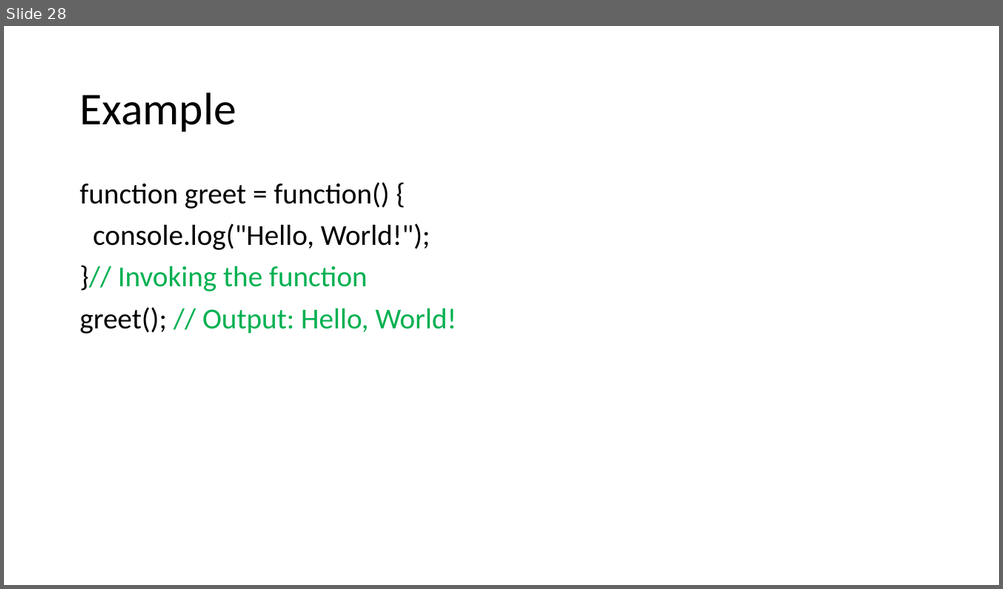
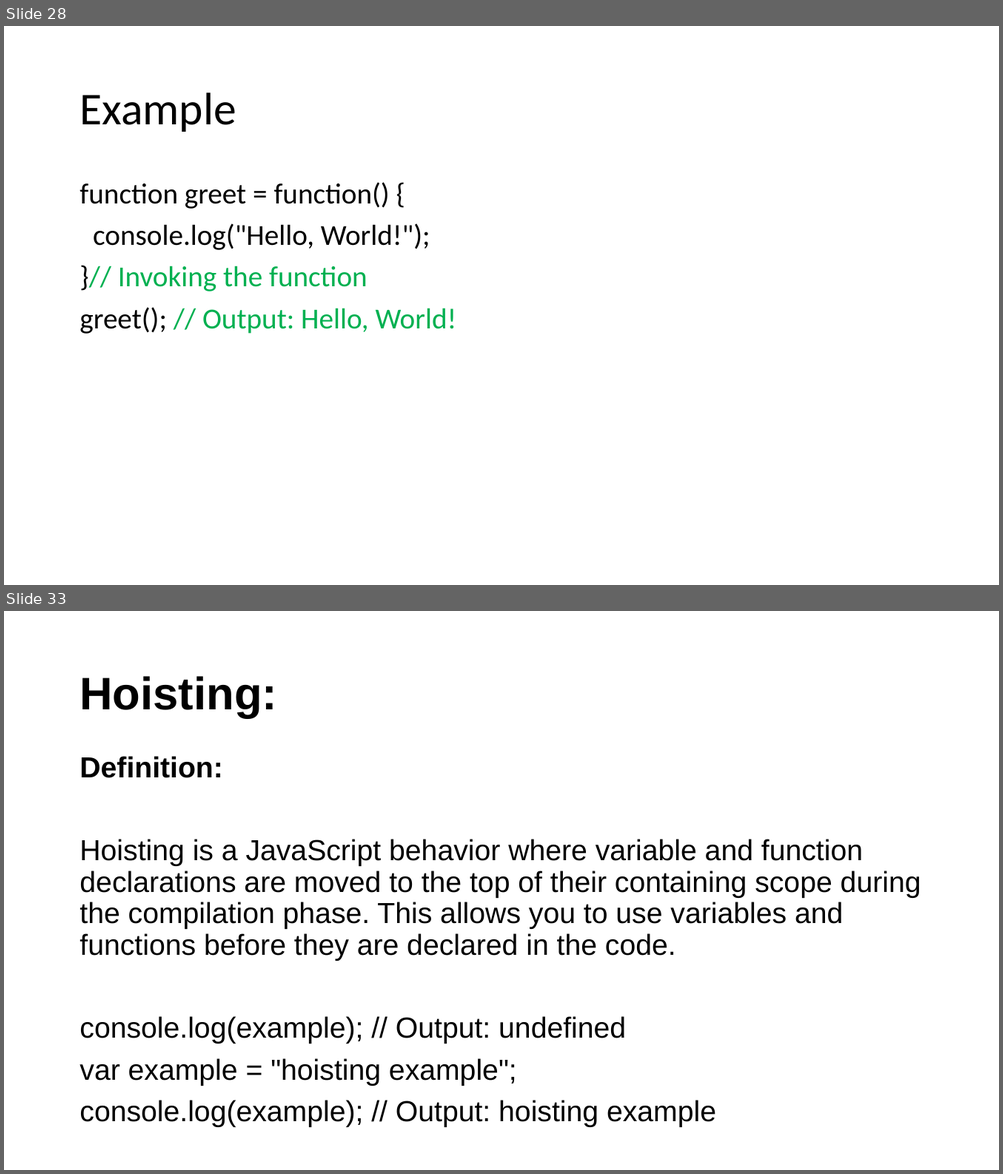
Before and after one commit to SethLK/JavaScript-Wizard-Course-for-Beginners, a slide deck: JavaScript Master Course for Beginners.pptx. Shown one above the other, each under a label of ours: slide 28 before the commit, slides 28 and 33 after it; the slides between them are not shown. The pictures are 1003x589 and 1003x1174 pixels, drawn with LibreOffice and Linux fonts; fonts in the diff are those of the drawing. Boxes give left, top, right and bottom in pixels: in the first picture for what was removed or moved away, otherwise in the second. Text is boxed around its words. In the diff, an @@ line names an element or a change of style, - is before the commit and + after.

```diff
--- a/JavaScript Master Course for Beginners.pptx
+++ b/JavaScript Master Course for Beginners.pptx
@@ slide 33 added at bbox=[4, 611, 999, 1170], background #FFFFFF @@
@@ title added at bbox=[79, 676, 277, 718], 44 pt, text #000000, bold @@
+Hoisting:
@@ text added at bbox=[79, 756, 921, 1128], 28 pt, text #000000 @@
+Definition:
+Hoisting is a JavaScript behavior where variable and function declarations are moved to the top of their containing scope during the compilation phase. This allows you to use variables and functions before they are declared in the code.
+console.log(example); // Output: undefined
+var example = "hoisting example";
+console.log(example); // Output: hoisting example
```
Also in this commit, not shown: 3 slides changed, 12 other slides added.
